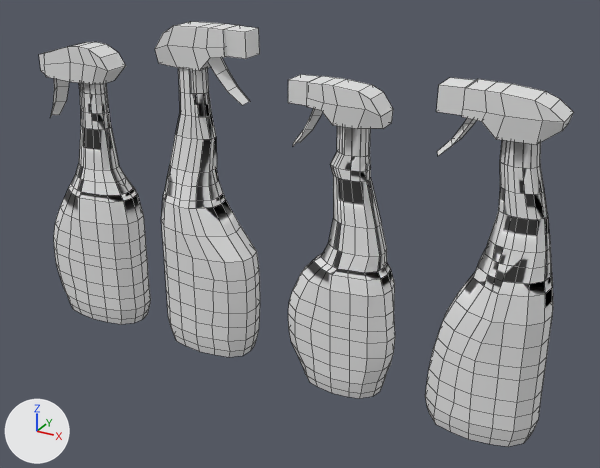
Before and after pictures for a commit that changed the FBX model Objects/MultipurposeCleaners/MultipurposeCleaner.fbx.
Camera for both pictures: a camera (50 mm lens) standing at (0.504, -0.533, 0.39) and looking at (0.206, 0.009, 0.119). Lighting does not change. The marker at lower left points along +X, +Y and +Z. Mesh edges are drawn as thin lines. Where no turn or scale is listed for an object, it has been applied to the vertices. Vertices at the same position are counted once.

The scene before the commit, as lines of its bpy script (objects in view):
```python
me_circle_012 = bpy.data.meshes.new('Circle.012')
me_circle_012.from_pydata(...)  # 345 vertices, 343 faces; spans x -0.045..0.047, y -0.025..0.026, z 0.0..0.28
me_circle_012.materials.append(mat_multipurposecleaner)  # white #e7e7e7
me_circle_019 = bpy.data.meshes.new('Circle.019')
me_circle_019.from_pydata(...)  # 345 vertices, 343 faces; spans x -0.074..0.019, y -0.026..0.024, z -0.014..0.237
me_circle_019.materials.append(mat_multipurposecleaner)  # white #e7e7e7
me_circle_022 = bpy.data.meshes.new('Circle.022')
me_circle_022.from_pydata(...)  # 347 vertices, 349 faces; spans x -0.048..0.044, y -0.03..0.03, z 0.0..0.26
me_circle_022.materials.append(mat_multipurposecleaner)  # white #e7e7e7
me_mesh = bpy.data.meshes.new('Mesh')
me_mesh.from_pydata(...)  # 345 vertices, 343 faces; spans x -0.054..0.046, y -0.026..0.025, z 0.0..0.255
me_mesh.materials.append(mat_multipurposecleaner)  # white #e7e7e7
ob_e4_st6_em3_i1 = bpy.data.objects.new('E4_ST6_EM3_I1', me_mesh)
ob_e4_st6_em3_i1.location = (0.0, 0.0, 0.0)
ob_e4_st6_em3_i2 = bpy.data.objects.new('E4_ST6_EM3_I2', me_circle_012)
ob_e4_st6_em3_i2.location = (0.1218, 0.0, 0.0)
ob_e4_st6_em3_i3 = bpy.data.objects.new('E4_ST6_EM3_I3', me_circle_019)
ob_e4_st6_em3_i3.location = (0.2773, 0.0007, 0.0127)
ob_e4_st6_em3_i4 = bpy.data.objects.new('E4_ST6_EM3_I4', me_circle_022)
ob_e4_st6_em3_i4.location = (0.3688, 0.0, 0.0)
```
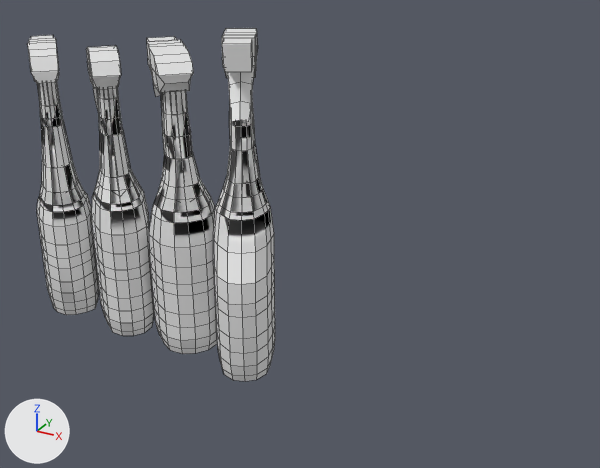
Where the newer file only moved an object's origin or applied its transform, the numbers keep the older frame.

Changed parts and their boxes [x1, y1, x2, y2] in the pictures (600 x 468 px; the box of a moved part takes in the faces that stretch with it):
'E4_ST6_EM3_I4', reshaped (53% narrower, 14% shorter): before [425, 78, 574, 447]; after [147, 36, 217, 354]
'E4_ST6_EM3_I3', reshaped (33% narrower, 14% shorter): before [288, 74, 395, 398]; after [28, 35, 99, 315]
'E4_ST6_EM3_I2', reshaped (41% narrower): before [155, 22, 260, 357]; after [213, 28, 275, 381]
'E4_ST6_EM3_I1', reshaped (39% narrower): before [39, 42, 151, 324]; after [86, 46, 154, 336]
part 1 of me_mesh, moved or reshaped: before [54, 83, 151, 324]; after [92, 87, 154, 336]
part 2 of me_mesh, moved or reshaped: before [44, 42, 126, 84]; after [86, 46, 121, 90]
part 3 of me_mesh, moved or reshaped (not visible afterwards): before [39, 53, 45, 74]
part 4 of me_mesh, moved or reshaped: before [50, 79, 69, 118]; after [93, 87, 98, 110]
part 5 of me_circle_019, moved or reshaped: before [288, 126, 395, 398]; after [37, 81, 99, 315]
part 6 of me_circle_019, moved or reshaped: before [307, 76, 393, 129]; after [28, 38, 59, 83]
part 7 of me_circle_019, moved or reshaped: before [288, 74, 320, 105]; after [31, 35, 53, 39]
part 8 of me_circle_019, moved or reshaped (not visible afterwards): before [293, 108, 322, 146]
part 9 of me_circle_022, moved or reshaped: before [437, 118, 477, 156]; after [153, 83, 161, 97]
part 10 of me_circle_022, moved or reshaped: before [436, 78, 475, 115]; after [147, 36, 177, 41]
part 11 of me_circle_022, moved or reshaped: before [462, 79, 574, 145]; after [147, 39, 193, 93]
part 12 of me_circle_022, moved or reshaped: before [425, 140, 553, 447]; after [149, 91, 217, 354]
part 13 of me_circle_012, moved or reshaped: before [155, 22, 239, 71]; after [222, 28, 258, 78]
part 14 of me_circle_012, moved or reshaped: before [224, 26, 260, 59]; after [222, 38, 253, 72]
part 15 of me_circle_012, moved or reshaped: before [208, 58, 250, 105]; after [228, 69, 254, 122]
part 16 of me_circle_012, moved or reshaped: before [161, 68, 260, 357]; after [213, 100, 275, 381]

Edits to the bpy script that builds the scene:
```text
Change me_mesh:
    where me_mesh.from_pydata(...)  # 345 vertices, 343 faces; spans x -0.054..0.046, y -0.026..0.025, z 0.0..0.255
    me_mesh part 1: the loose piece of 295 vertices spanning x -0.054..0.046, y -0.026..0.025, z 0.0..0.225 is turned -45 degrees about the z axis through its middle, then moved by (0.025, 0.004, 0.0)
    me_mesh part 2: the loose piece of 30 vertices spanning x -0.032..0.039, y -0.014..0.009, z 0.224..0.255 is turned -45 degrees about the z axis through its middle, then moved by (0.022, -0.001, 0.0)
    me_mesh part 3: the loose piece of 8 vertices spanning x -0.042..-0.032, y -0.012..0.007, z 0.226..0.246 is turned -45 degrees about the z axis through its middle, then moved by (0.033, 0.028, 0.0)
    me_mesh part 4: the loose piece of 12 vertices spanning x -0.042..-0.024, y -0.013..0.007, z 0.187..0.227 is turned -45 degrees about the z axis through its middle, then moved by (0.032, 0.025, 0.0)
Change me_circle_022:
    where me_circle_022.from_pydata(...)  # 347 vertices, 349 faces; spans x -0.048..0.044, y -0.03..0.03, z 0.0..0.26
    me_circle_022 part 9: the loose piece of 12 vertices spanning x -0.048..-0.02, y -0.015..0.008, z 0.209..0.243 is turned -45 degrees about the z axis through its middle, then moved by (-0.268, 0.027, 0.0)
    me_circle_022 part 10: the loose piece of 8 vertices spanning x -0.047..-0.027, y -0.015..0.009, z 0.241..0.26 is turned -45 degrees about the z axis through its middle, then moved by (-0.267, 0.029, 0.0)
    me_circle_022 part 11: the loose piece of 30 vertices spanning x -0.029..0.037, y -0.018..0.011, z 0.229..0.26 is turned -45 degrees about the z axis through its middle, then moved by (-0.279, 0.0, 0.0)
    me_circle_022 part 12: the loose piece of 297 vertices spanning x -0.043..0.044, y -0.03..0.03, z 0.0..0.229 is turned -45 degrees about the z axis through its middle, then moved by (-0.276, 0.002, 0.0)
Change me_circle_012:
    where me_circle_012.from_pydata(...)  # 345 vertices, 343 faces; spans x -0.045..0.047, y -0.025..0.026, z 0.0..0.28
    me_circle_012 part 13: the loose piece of 30 vertices spanning x -0.038..0.029, y -0.009..0.015, z 0.246..0.28 is turned -60 degrees about the z axis through its middle, then moved by (0.045, -0.007, 0.0)
    me_circle_012 part 14: the loose piece of 8 vertices spanning x 0.027..0.047, y -0.007..0.013, z 0.26..0.28 is turned -60 degrees about the z axis through its middle, then moved by (0.024, -0.042, 0.0)
    me_circle_012 part 15: the loose piece of 12 vertices spanning x 0.01..0.042, y -0.007..0.013, z 0.222..0.26 is turned -60 degrees about the z axis through its middle, then moved by (0.03, -0.033, 0.0)
    me_circle_012 part 16: the loose piece of 295 vertices spanning x -0.045..0.045, y -0.025..0.026, z 0.0..0.247 is turned -60 degrees about the z axis through its middle, then moved by (0.04, -0.01, 0.0)
Change me_circle_019:
    where me_circle_019.from_pydata(...)  # 345 vertices, 343 faces; spans x -0.074..0.019, y -0.026..0.024, z -0.014..0.237
    me_circle_019 part 5: the loose piece of 295 vertices spanning x -0.074..0.019, y -0.026..0.024, z -0.014..0.209 is turned -45 degrees about the z axis through its middle, then moved by (-0.296, 0.003, 0.0)
    me_circle_019 part 6: the loose piece of 30 vertices spanning x -0.055..0.005, y -0.015..0.009, z 0.208..0.237 is turned -45 degrees about the z axis through its middle, then moved by (-0.298, 0.001, 0.0)
    me_circle_019 part 7: the loose piece of 8 vertices spanning x -0.071..-0.053, y -0.012..0.007, z 0.219..0.237 is turned -45 degrees about the z axis through its middle, then moved by (-0.287, 0.027, 0.0)
    me_circle_019 part 8: the loose piece of 12 vertices spanning x -0.071..-0.047, y -0.013..0.007, z 0.185..0.221 is turned -45 degrees about the z axis through its middle, then moved by (-0.288, 0.026, 0.0)
```
